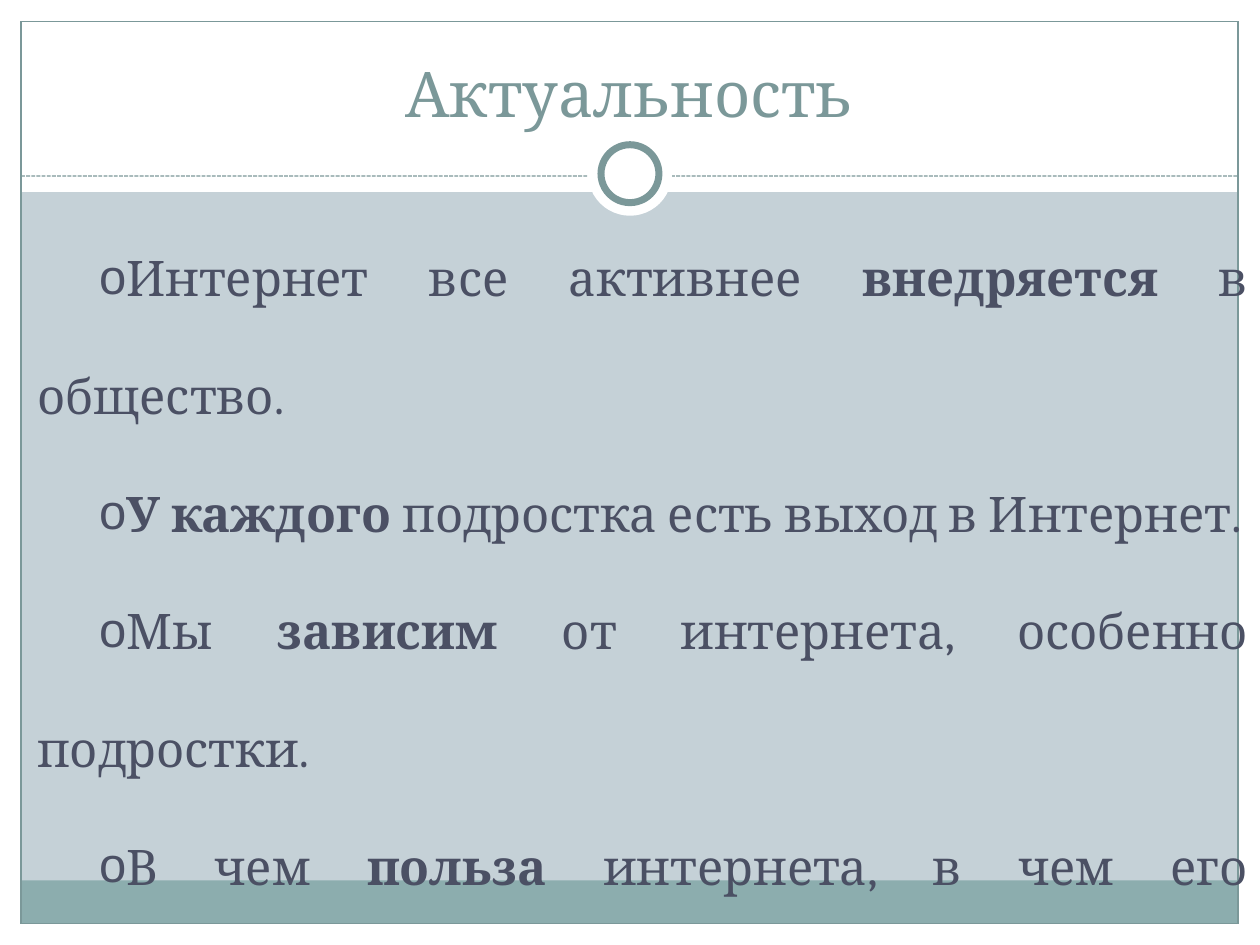
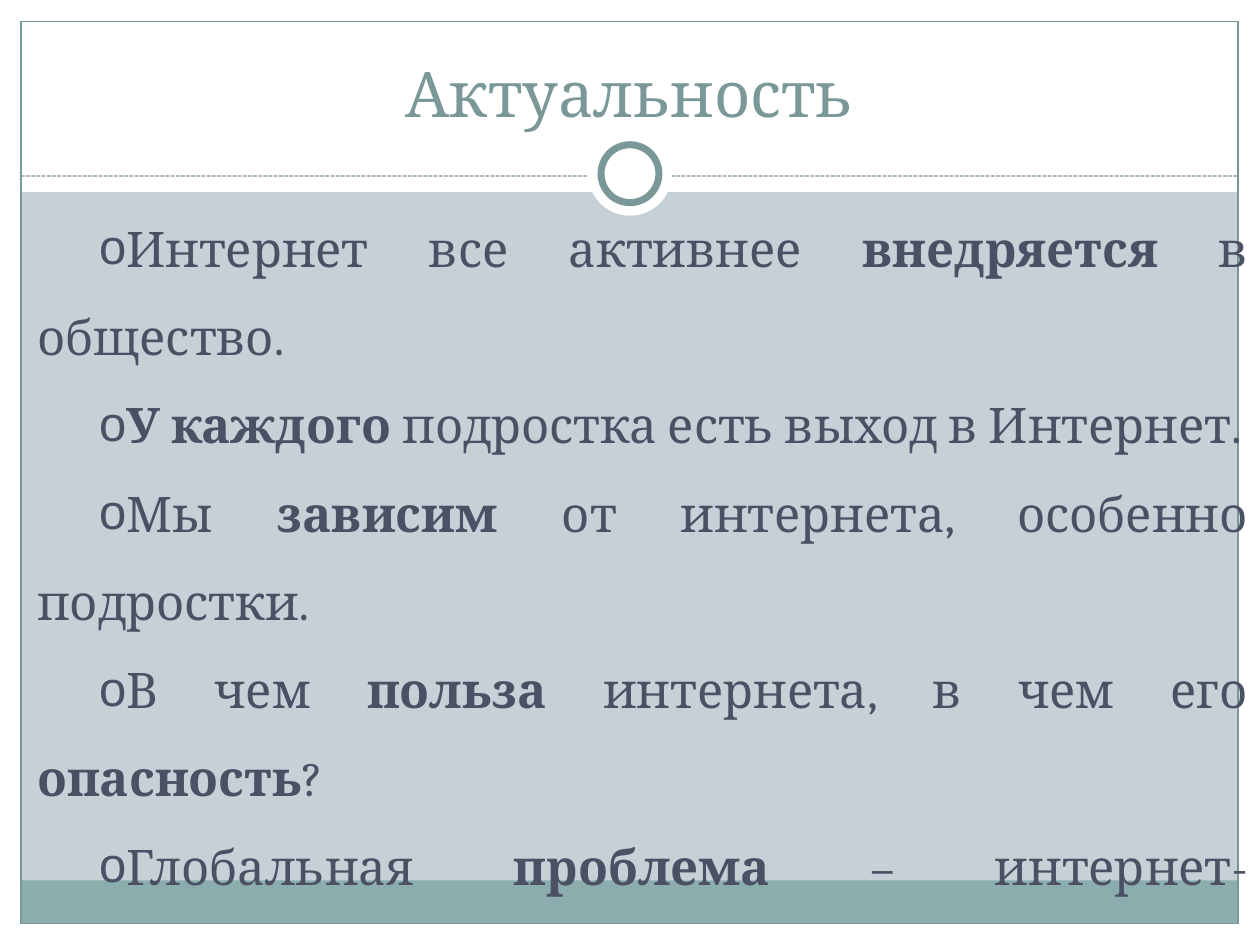
Before and after one commit to Ivan2802/itog_project_9, a slide deck: slide 2 of Проект.pptx. Drawn at 1260x945 pixels with LibreOffice and Linux fonts; fonts in the diff are those of the drawing. Boxes give left, top, right and bottom in pixels: in the first picture for what was removed or moved away, otherwise in the second. Text is boxed around its words. In the diff, an @@ line names an element or a change of style, - is before the commit and + after.

```diff
--- a/Проект.pptx
+++ b/Проект.pptx
@@ text "Интернет все активнее внедряется в ..." at [37, 221, 1248, 898]: line spacing 2 to 1.5 @@
```
Also in this commit, not shown: 2 other slides changed, 8 slides added, 2 slides removed, 26 other files.
